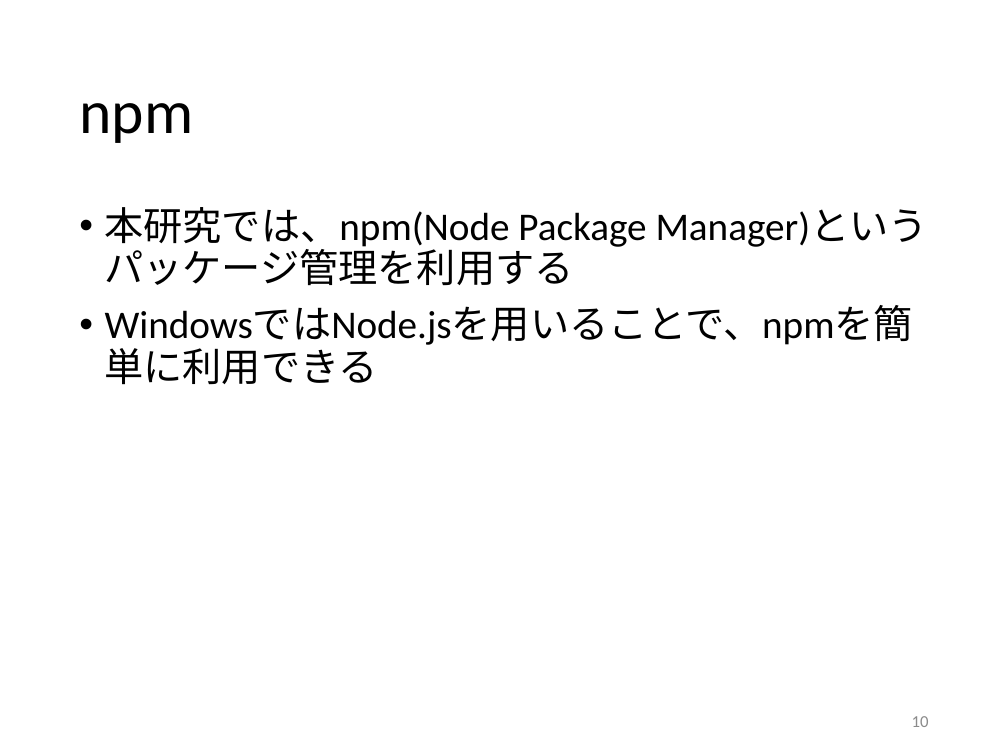
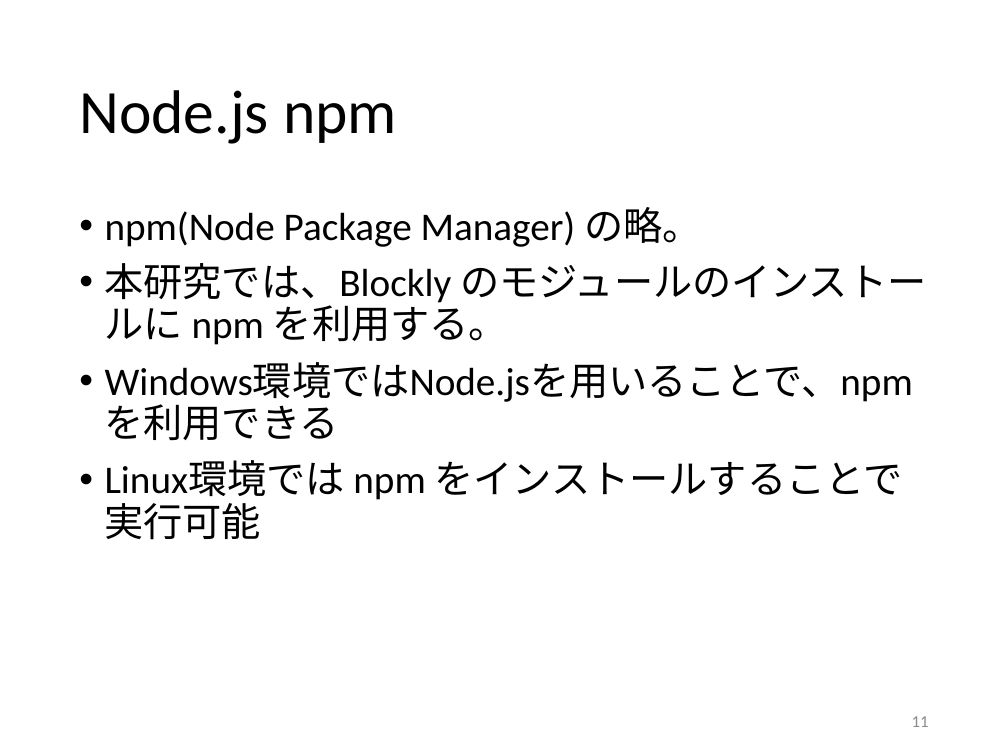
Before and after one commit to kait-takanolab/1821121-shimaoka-thesis, a slide deck: slide 11 of 1821121_shimaoka_sotsuken.pptx (slide 10 before the commit). Drawn at 1008x756 pixels with LibreOffice and Linux fonts; fonts in the diff are those of the drawing. Boxes give left, top, right and bottom in pixels: in the first picture for what was removed or moved away, otherwise in the second. Text is boxed around its words. In the diff, an @@ line names an element or a change of style, - is before the commit and + after.

Commit message:
node.jsについて追記
サーバとしての利用に変更

```diff
--- a/1821121_shimaoka_sotsuken.pptx
+++ b/1821121_shimaoka_sotsuken.pptx
@@ title at (79,90,397,144): text changed @@
-npm
+Node.js npm
@@ text at (105,207,926,540): text changed @@
-• 本研究では、npm(Node Package Manager)というパッケージ管理を利用する
-• WindowsではNode.jsを用いることで、npmを簡単に利用できる
+• npm(Node Package Manager) の略。
+• 本研究では、Blockly のモジュールのインストールに npm を利用する。
+• Windows環境ではNode.jsを用いることで、npm を利用できる
+• Linux環境では npm をインストールすることで実行可能
@@ page number at (912,716,929,727): text changed @@
-10
+11
```
Also in this commit, not shown: 3 other slides changed, 2 slides added, 7 slides removed.
